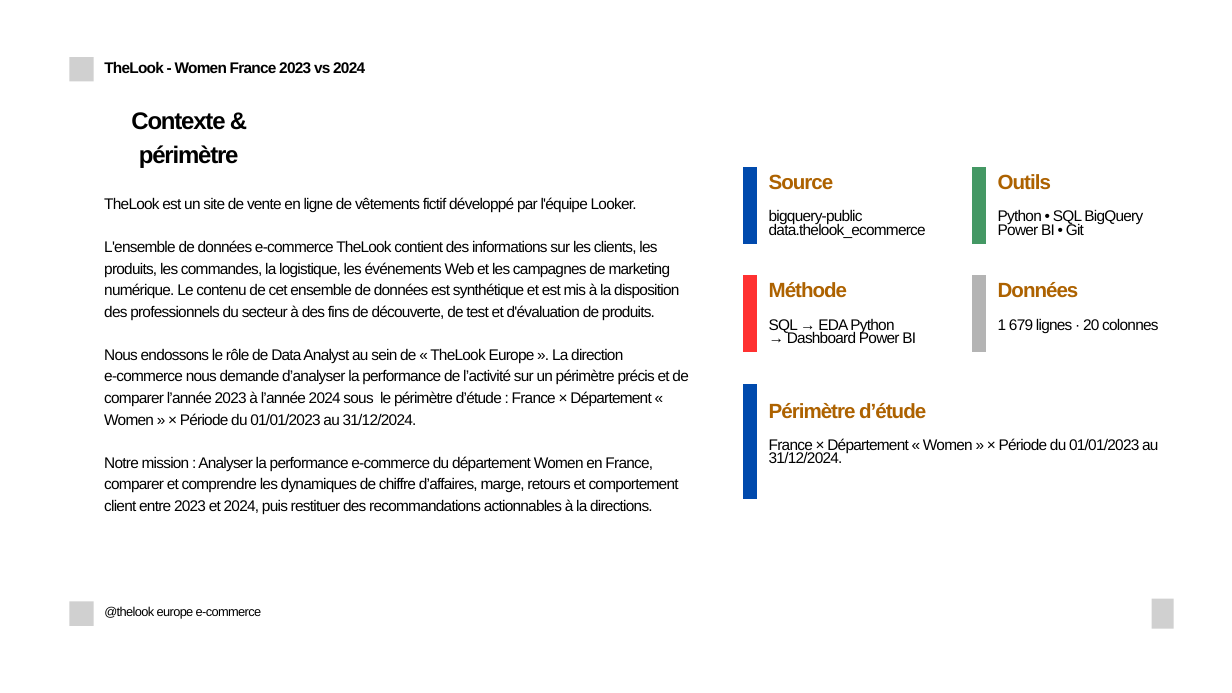
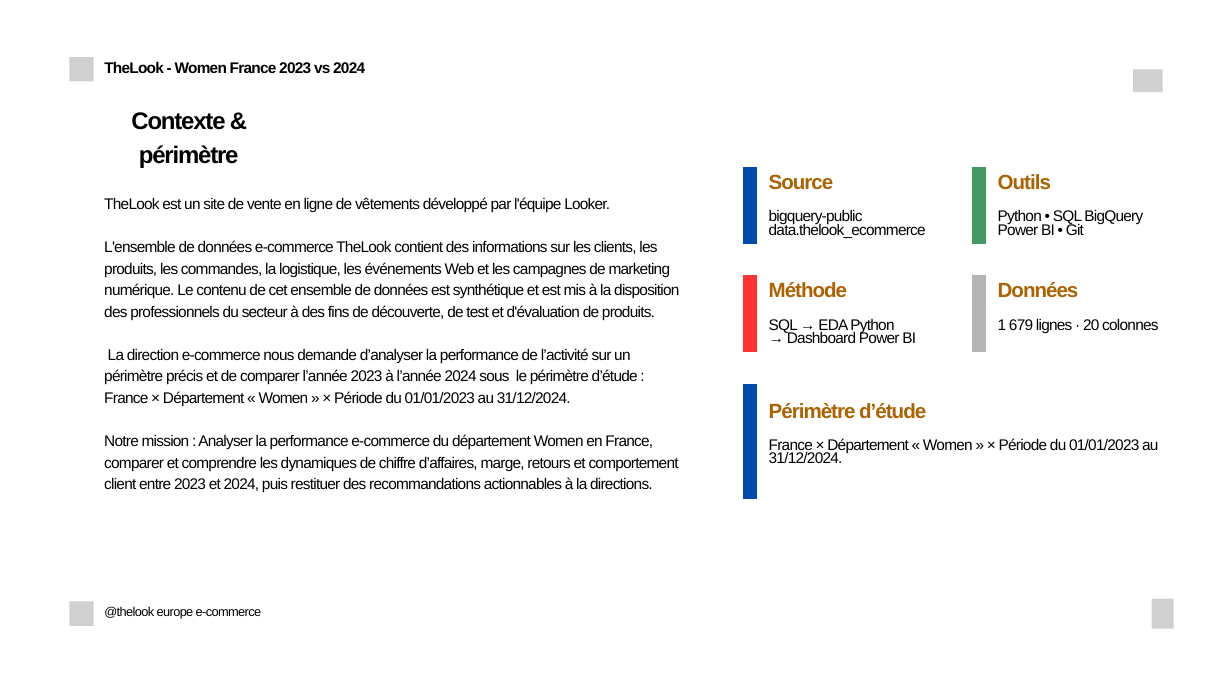
Before and after one commit to fko-data-sport/thelook-da-projet, a slide deck: slide 4 of slides/Soutenance_20min.pptx. Drawn at 1232x693 pixels with LibreOffice and Linux fonts; fonts in the diff are those of the drawing; grey boxes stand for pictures. Boxes give left, top, right and bottom in pixels: in the first picture for what was removed or moved away, otherwise in the second. Text is boxed around its words. In the diff, an @@ line names an element or a change of style, - is before the commit and + after.

```diff
--- a/slides/Soutenance_20min.pptx
+++ b/slides/Soutenance_20min.pptx
@@ picture added at [1133, 69, 1163, 92] @@
@@ text at [104, 197, 610, 212]: text changed @@
-TheLook est un site de vente en ligne de vêtements fictif développé par l'équipe Looker.
+TheLook est un site de vente en ligne de vêtements développé par l'équipe Looker.
@@ text at [104, 348, 638, 406]: text changed @@
-Nous endossons le rôle de Data Analyst au sein de « TheLook Europe ». La direction e‑commerce nous demande d’analyser la performance de l’activité sur un périmètre précis et de comparer l’année 2023 à l’année 2024 sous le périmètre d’étude : France × Département « Women » × Période du 01/01/2023 au 31/12/2024.
+La direction e‑commerce nous demande d’analyser la performance de l’activité sur un périmètre précis et de comparer l’année 2023 à l’année 2024 sous le périmètre d’étude : France × Département « Women » × Période du 01/01/2023 au 31/12/2024.
```
Also in this commit, not shown: 11 other slides changed.
